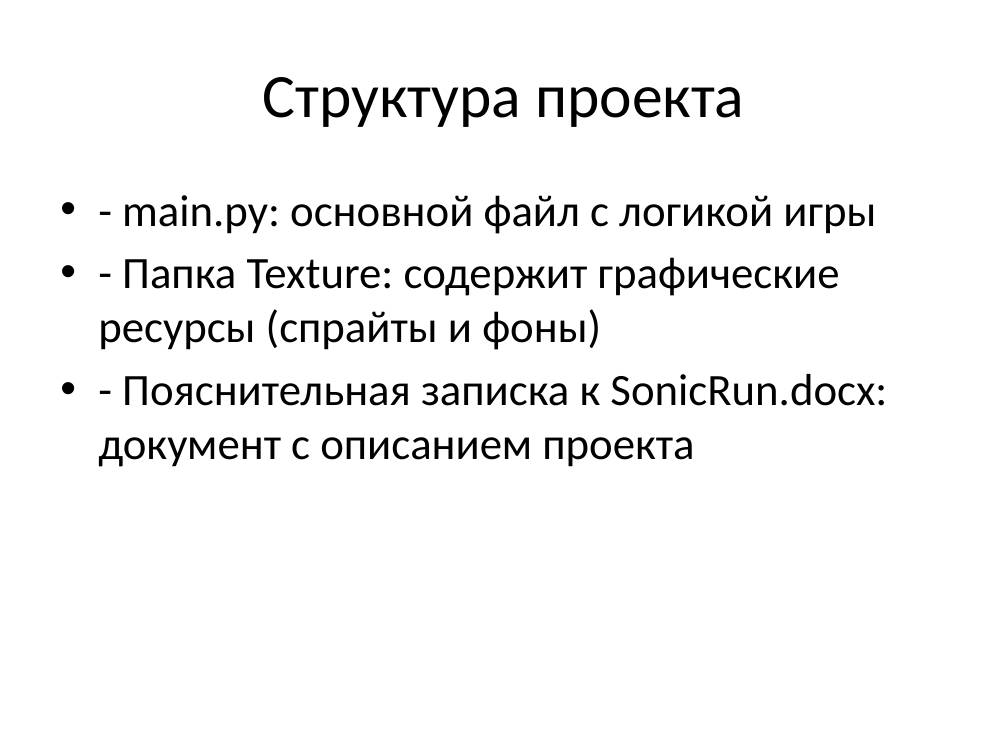
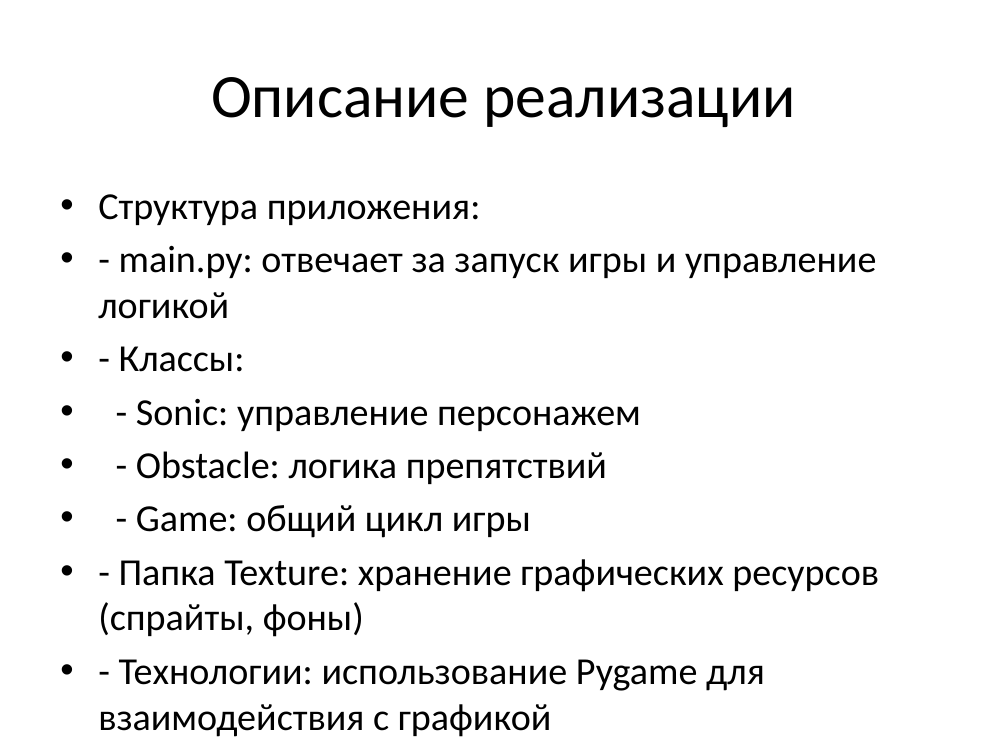
Before and after one commit to sav04eck/SonicRun, a slide deck: slide 5 of Презентация SonicRun.pptx. Drawn at 1008x756 pixels with LibreOffice and Linux fonts; fonts in the diff are those of the drawing. Boxes give left, top, right and bottom in pixels: in the first picture for what was removed or moved away, otherwise in the second. Text is boxed around its words. In the diff, an @@ line names an element or a change of style, - is before the commit and + after.

```diff
--- a/Презентация SonicRun.pptx
+++ b/Презентация SonicRun.pptx
@@ title at (211, 77, 795, 127): text changed @@
-Структура проекта
+Описание реализации
@@ text at (98, 194, 879, 691): text changed; size 32 to 27.2 pt @@
-• - main.py: основной файл с логикой игры
-• - Папка Texture: содержит графические ресурсы (спрайты и фоны)
-• - Пояснительная записка к SonicRun.docx: документ с описанием проекта
+• Структура приложения:
+• - main.py: отвечает за запуск игры и управление логикой
+• - Классы:
+• - Sonic: управление персонажем
+• - Obstacle: логика препятствий
+• - Game: общий цикл игры
+• - Папка Texture: хранение графических ресурсов (спрайты, фоны)
+• - Технологии: использование Pygame для взаимодействия с графикой
```
Also in this commit, not shown: 4 other slides changed, 1 slide added, 1 slide removed.
